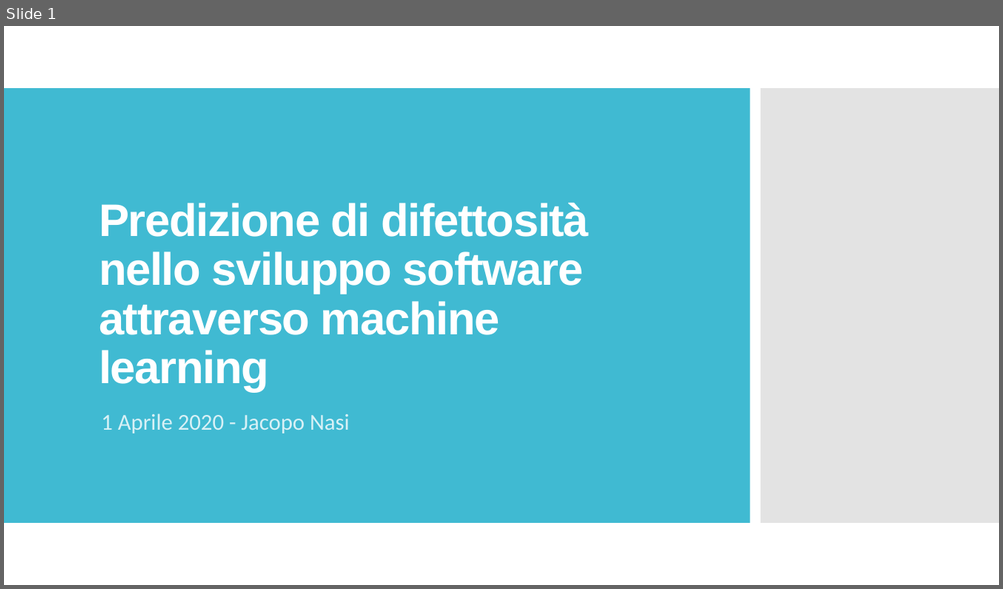
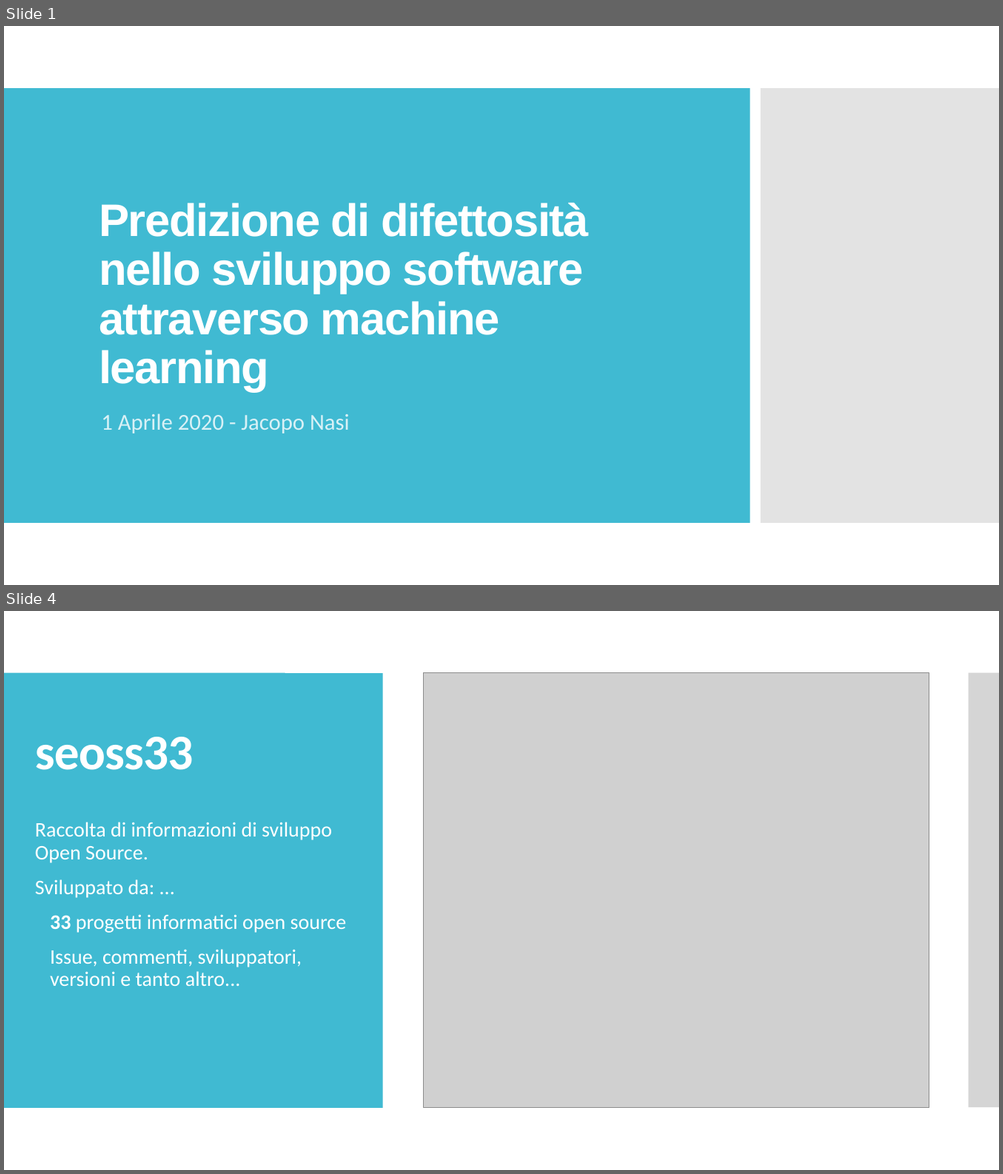
Before and after one commit to Jacopx/Thesis, a slide deck: Presentazione/Presentazione.pptx. Shown one above the other, each under a label of ours: slide 1 before the commit, slides 1 and 4 after it; the slides between them are not shown. The pictures are 1003x589 and 1003x1174 pixels, drawn with LibreOffice and Linux fonts; fonts in the diff are those of the drawing; grey boxes stand for pictures. Boxes give left, top, right and bottom in pixels: in the first picture for what was removed or moved away, otherwise in the second. Text is boxed around its words. In the diff, an @@ line names an element or a change of style, - is before the commit and + after.

```diff
--- a/Presentazione/Presentazione.pptx
+++ b/Presentazione/Presentazione.pptx
@@ slide 4 added at [4,611,999,1170], background #FFFFFF @@
@@ rectangle added at [4,673,285,1108], fill #40BAD2 @@
@@ rectangle added at [4,673,383,1108], fill #40BAD2 @@
@@ picture added at [424,673,928,1108] @@
@@ rectangle added at [968,673,999,1108], fill #C8C8C8 at 50% opacity @@
@@ rectangle added at [968,673,999,1108], fill #C8C8C8 at 50% opacity @@
@@ title added at [35,737,193,770], 48 pt, text #FFFFFF, bold @@
+seoss33
@@ text added at [35,822,347,986], 20 pt, text #FFFFFF @@
+Raccolta di informazioni di sviluppo Open Source.
+Sviluppato da: ...
+• 33 progetti informatici open source
+• Issue, commenti, sviluppatori, versioni e tanto altro...
```
Also in this commit, not shown: 5 other slides added.
